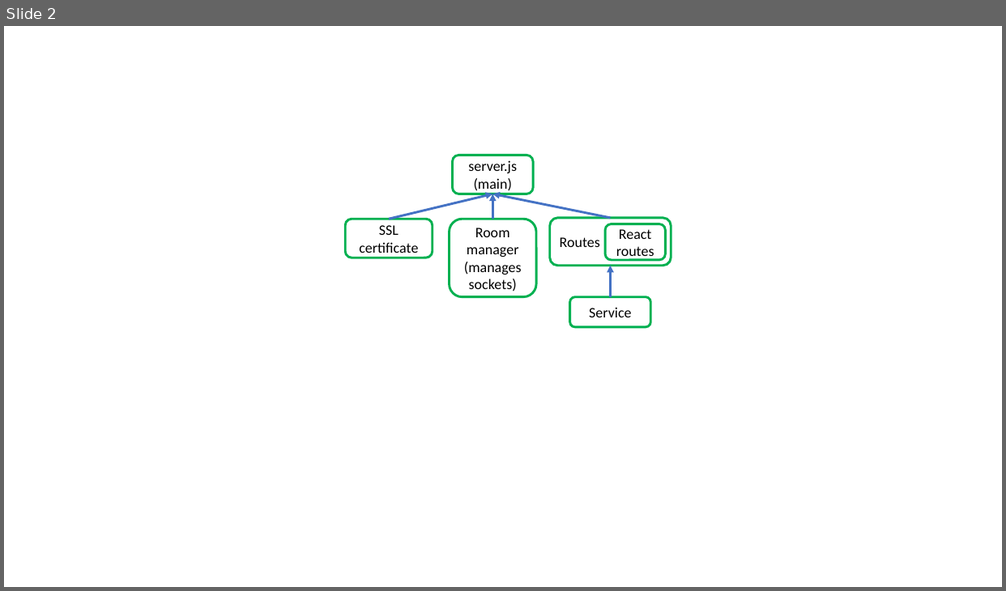
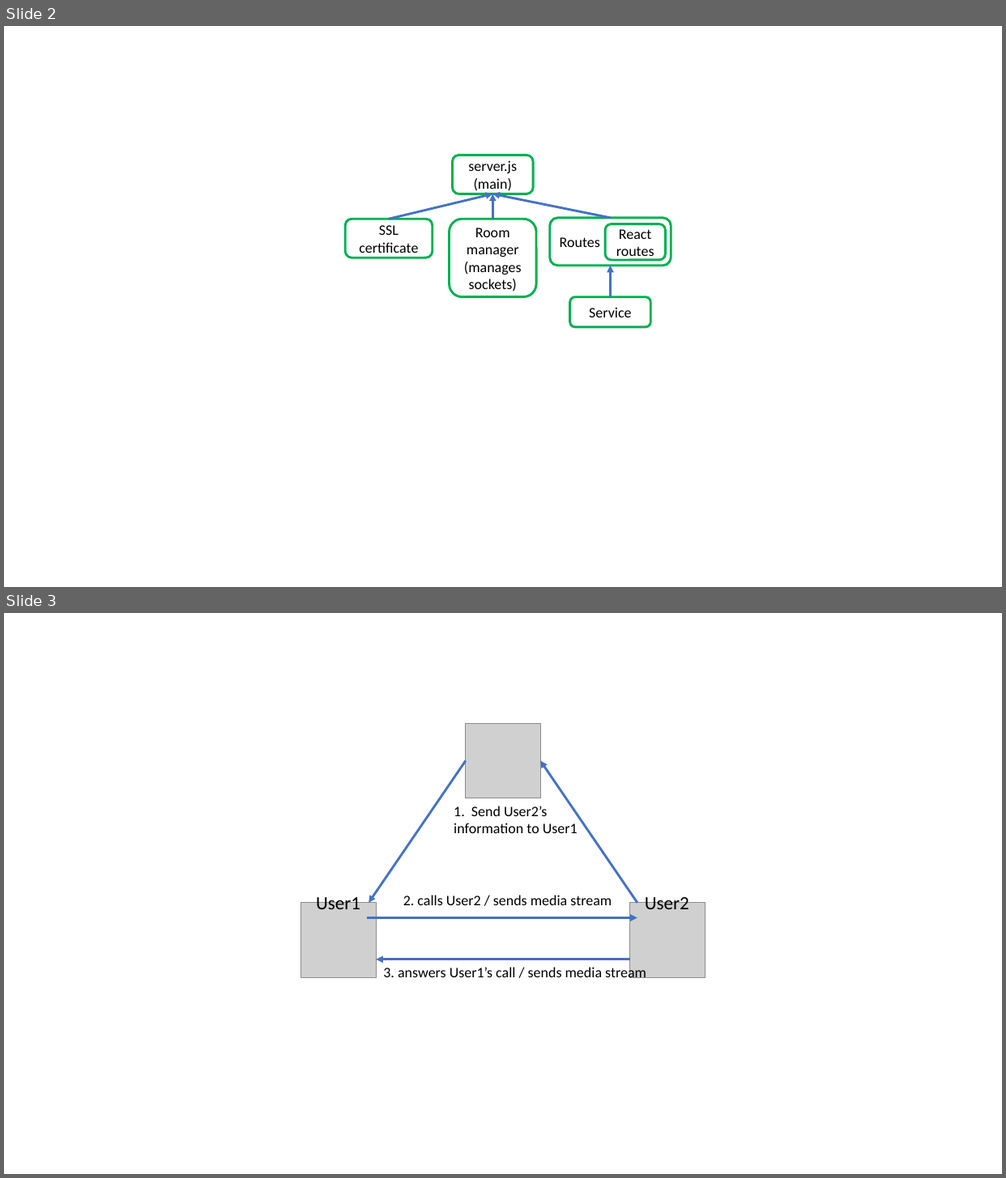
Before and after one commit to vacu9708/video-conference, a slide deck: Architecture.pptx. Shown one above the other, each under a label of ours: slide 2 before the commit, slides 2 and 3 after it. The pictures are 1006x591 and 1006x1178 pixels, drawn with LibreOffice and Linux fonts; fonts in the diff are those of the drawing; grey boxes stand for pictures. Boxes give left, top, right and bottom in pixels: in the first picture for what was removed or moved away, otherwise in the second. Text is boxed around its words. In the diff, an @@ line names an element or a change of style, - is before the commit and + after.

```diff
--- a/Architecture.pptx
+++ b/Architecture.pptx
@@ slide 3 added at (x1=4, y1=613, x2=1002, y2=1174), background #FFFFFF @@
@@ picture added at (x1=466, y1=724, x2=541, y2=798) @@
@@ arrow added from (466, 761) to (368, 903), #4472C4 2.25 pt @@
@@ arrow added from (637, 903) to (541, 761), #4472C4 2.25 pt @@
@@ text added at (x1=454, y1=806, x2=577, y2=833), 14 pt, text #000000 @@
+1. Send User2’s information to User1
@@ picture added at (x1=301, y1=903, x2=376, y2=977) @@
@@ text added at (x1=316, y1=894, x2=360, y2=909), 18 pt, text #000000 @@
+User1
@@ text added at (x1=403, y1=895, x2=612, y2=905), 14 pt, text #000000 @@
+2. calls User2 / sends media stream
@@ picture added at (x1=630, y1=903, x2=705, y2=977) @@
@@ text added at (x1=645, y1=894, x2=689, y2=909), 18 pt, text #000000 @@
+User2
@@ arrow added from (367, 918) to (637, 918), #4472C4 2.25 pt @@
@@ arrow added from (630, 960) to (376, 960), #4472C4 2.25 pt @@
@@ text added at (x1=383, y1=965, x2=646, y2=978), 14 pt, text #000000 @@
+3. answers User1’s call / sends media stream
```
Also in this commit, not shown: 8 other files.
